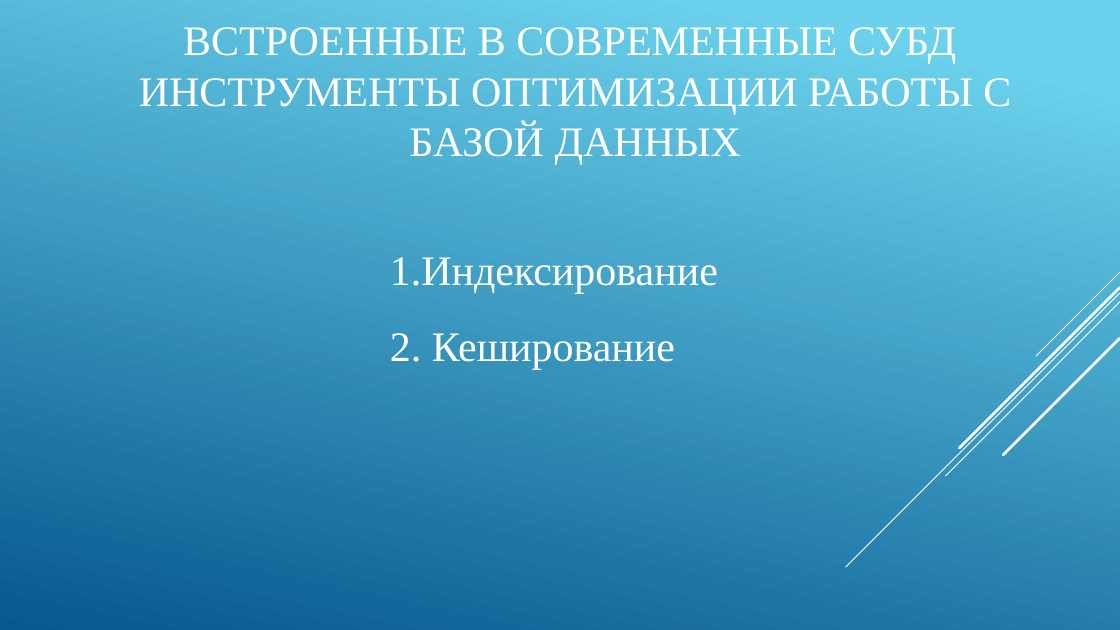
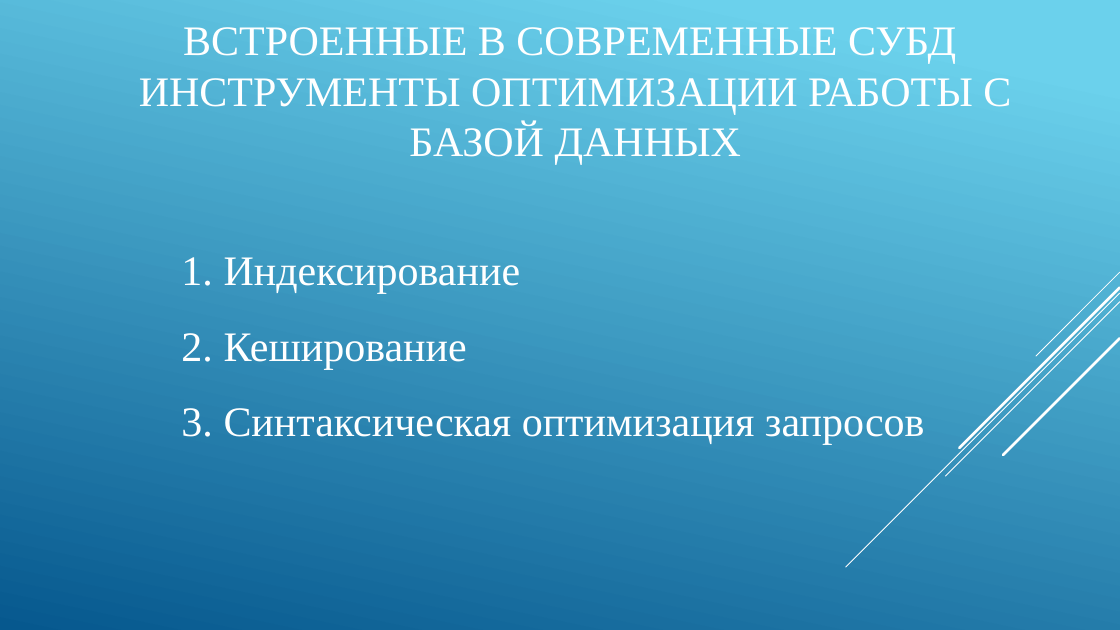
Before and after one commit to IgorTyutyunov/-, a slide deck: slide 4 of ВКР_5.pptx. Drawn at 1120x630 pixels with LibreOffice and Linux fonts; fonts in the diff are those of the drawing. Boxes give left, top, right and bottom in pixels: in the first picture for what was removed or moved away, otherwise in the second. Text is boxed around its words. In the diff, an @@ line names an element or a change of style, - is before the commit and + after.

```diff
--- a/ВКР_5.pptx
+++ b/ВКР_5.pptx
@@ text "Индексирование" moved from (x1=390, y1=257, x2=718, y2=369) to (x1=224, y1=257, x2=925, y2=444) @@
@@ text at (x1=224, y1=408, x2=925, y2=444): paragraph added @@
+3. Синтаксическая оптимизация запросов
```
Also in this commit, not shown: 5 other slides changed, 11 slides added, 10 slides removed, 1 other file.
